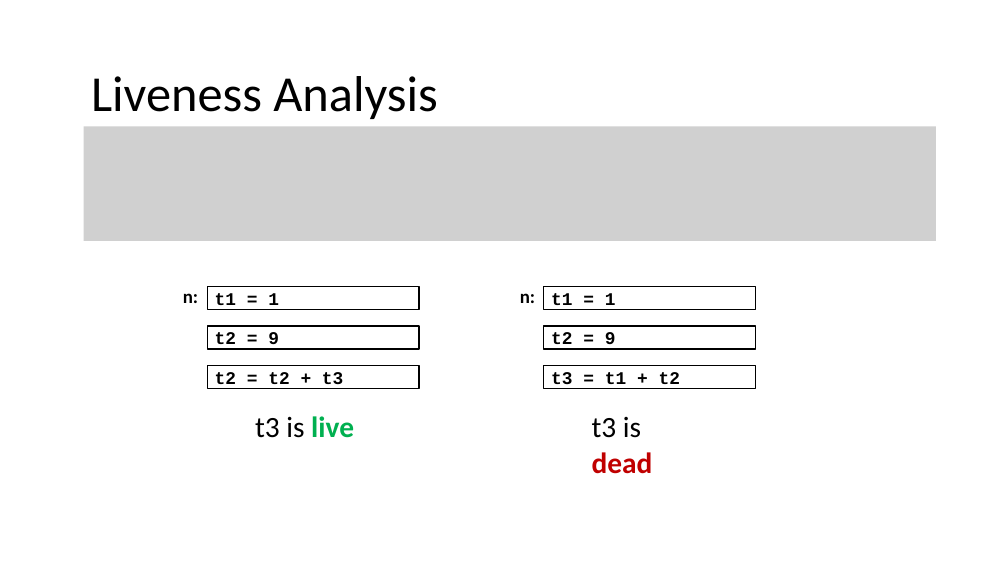
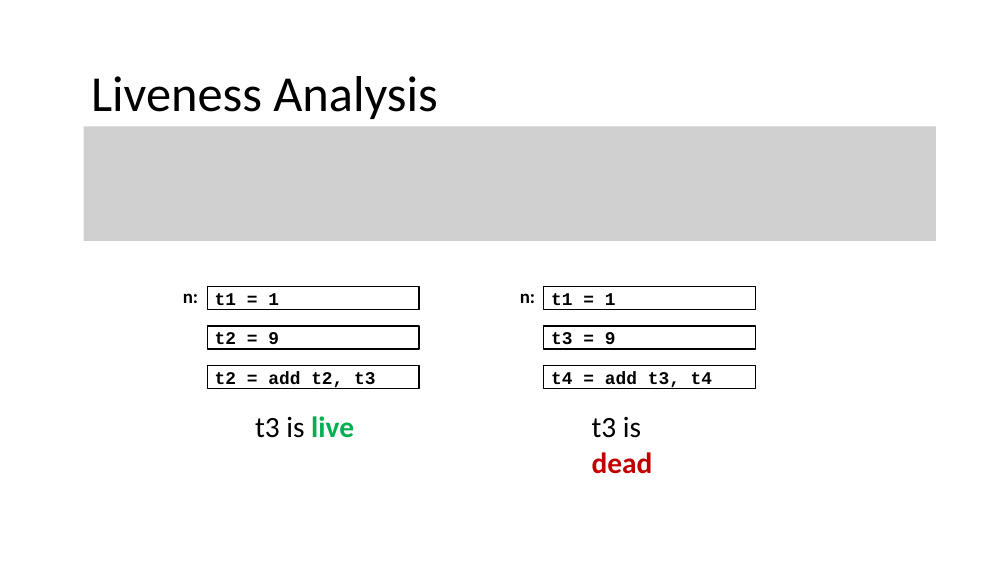
Before and after one commit to nivshani/compilation, a slide deck: slide 13 of slides/register_allocation.pptx. Drawn at 1008x567 pixels with LibreOffice and Linux fonts; fonts in the diff are those of the drawing; grey boxes stand for pictures. Boxes give left, top, right and bottom in pixels: in the first picture for what was removed or moved away, otherwise in the second. Text is boxed around its words. In the diff, an @@ line names an element or a change of style, - is before the commit and + after.

```diff
--- a/slides/register_allocation.pptx
+++ b/slides/register_allocation.pptx
@@ text in rectangle at (551, 332, 616, 350): text changed @@
-t2 = 9
+t3 = 9
@@ text in rectangle at (215, 371, 375, 389): text changed @@
-t2 = t2 + t3
+t2 = add t2, t3
@@ text in rectangle at (551, 371, 712, 389): text changed @@
-t3 = t1 + t2
+t4 = add t3, t4
```
Also in this commit, not shown: 2 other slides changed, 1 other file.
